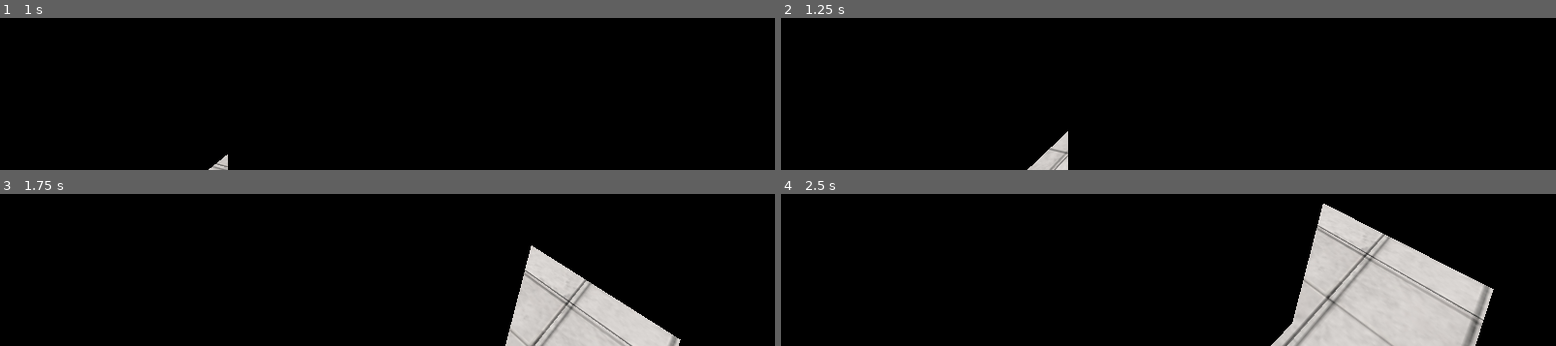
Above: before the commit, frames 1-4 (two rows, left to right).
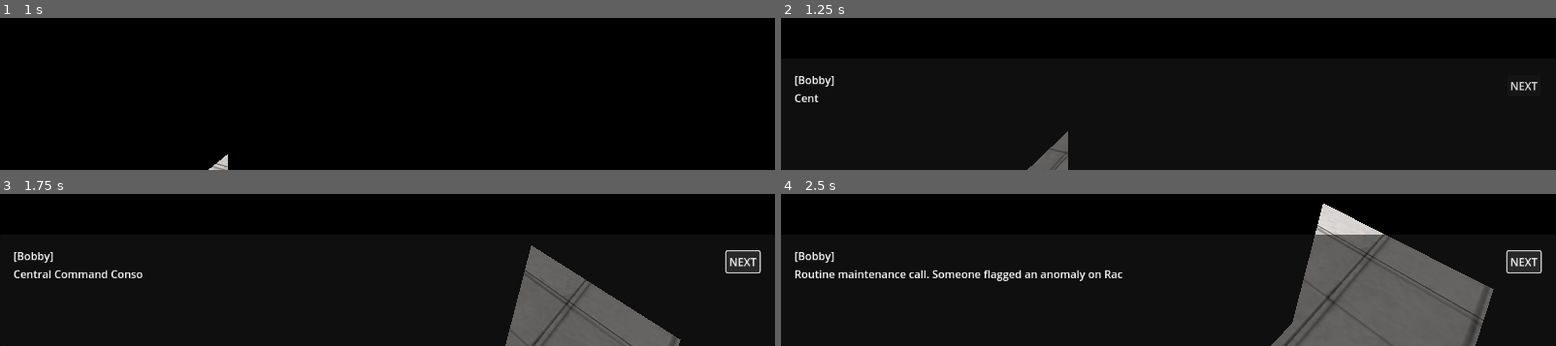
Above: after the commit, the same moments.

Repository: st00pid-cloud/-redacted-
Game: Godot game, scene res://World/Level_01.tscn
Same seed, same stepped clock (60 frames per second), same inputs: the game is played once before the commit and once after it. This scene is started directly instead of the project's main scene.
Inputs (mouse positions are in pixels of both pictures, inside the frame that each line leads up to):
- Up to frame 1 (1 s): tap Enter (ui_accept) at 0.5, 0.8 s; move the mouse to (outside the picture) at 0.52 s; hold W (forward) from 0.53 s (still down); hold E (interact) from 0.53 s (still down); tap Space (jump) at 0.77 s
- Up to frame 2 (1.25 s): keep holding W (forward); keep holding E (interact); tap Space (jump) at 1.07 s
- Up to frame 3 (1.75 s): release W (forward) at 1.25 s; release E (interact) at 1.25 s; click (744, 262) at 1.25 s, where only the run after the commit has a clickable "NEXT"
- Up to frame 4 (2.5 s): click (1525, 262) at 2 s, where only the run after the commit has a clickable "NEXT"

Frame 1 is identical in both runs. In frame 2, 1.1% of the frame differs, in the area x 1-98%, y 38-100%; in frame 3, 9.4%; in frame 4, 18%, in the area x 1-99%, y 26-100%.

Commit message:
...

Diff:
--- a/NetworkRack.tscn
+++ b/NetworkRack.tscn
@@ -11,6 +11,7 @@
 [node name="Sketchfab_Scene" instance=ExtResource("1_mrhui")]
 
 [node name="StaticBody3D" type="StaticBody3D" parent="." index="1"]
+transform = Transform3D(1.2654021, 0, 0, 0, 1, 0, 0, 0, 1.0905162, 0, 0, 0)
 physics_material_override = SubResource("PhysicsMaterial_mrhui")
 script = ExtResource("2_0v53a")
 
--- /dev/null
+++ b/World/Level_01.gd
@@ -0,0 +1,33 @@
+extends Node3D
+
+@onready var network_rack = $Sketchfab_Scene2  # adjust path to your NetworkRack node
+@onready var diagnostic_panel = $DiagnosticPanel
+@onready var horror_overlay = $HorrorOverlay
+@onready var resist_overlay = $"."
+
+const OPENING_LINES = [
+	"Central Command Console. 0300 hours.",
+	"Routine maintenance call. Someone flagged an anomaly on Rack 7.",
+	"You've done this a hundred times. Pull the module, reseat it, go home.",
+	"The server room is quieter than usual.",
+]
+
+func _ready():
+	# Wire the diagnostic panel into the rack
+	if network_rack and network_rack.has_method("interact"):
+		network_rack.diagnostic_panel = diagnostic_panel
+
+	# Set opening task
+	var task = TaskData.new()
+	task.task_id = "task_01"
+	task.task_name = "Maintenance Call"
+	task.description = "Investigate anomalous buffer overflow — Server Rack 7."
+	TaskManager.set_task(task)
+
+	# Play opening dialogue after a short delay
+	await get_tree().create_timer(1.2).timeout
+
+	var lines: Array[String] = []
+	for line in OPENING_LINES:
+		lines.append(line)
+		DialogueManager.show_dialogue(lines)
--- a/World/Level_01.tscn
+++ b/World/Level_01.tscn
@@ -1,11 +1,16 @@
-[gd_scene load_steps=5 format=3 uid="uid://dooywrqu1b2uo"]
+[gd_scene load_steps=9 format=3 uid="uid://dooywrqu1b2uo"]
 
+[ext_resource type="Script" uid="uid://b7edm77j2m6y" path="res://World/Level_01.gd" id="1_bpnau"]
 [ext_resource type="PackedScene" uid="uid://c13sq6ef31tdd" path="res://ui/DialogueBox.tscn" id="3_ccxtb"]
 [ext_resource type="PackedScene" uid="uid://btlq03ck7663s" path="res://Player/Player_Claude.tscn" id="4_bpnau"]
 [ext_resource type="PackedScene" uid="uid://0qyvi6yekqrx" path="res://NetworkRack.tscn" id="4_clck7"]
 [ext_resource type="PackedScene" uid="uid://c80mqnaa4fjea" path="res://World/props/scp_server_room.glb" id="4_lohiu"]
+[ext_resource type="PackedScene" uid="uid://bf11cqb22njsx" path="res://ui/DiagnosticPanel.tscn" id="6_ieywp"]
+[ext_resource type="PackedScene" uid="uid://d17uht2oiic26" path="res://ui/horror_overlay/color_rect.tscn" id="7_ieywp"]
+[ext_resource type="PackedScene" uid="uid://b8w0veatu7gb1" path="res://ui/horror_overlay/resist_overlay.tscn" id="8_7wdav"]
 
 [node name="Level01" type="Node3D"]
+script = ExtResource("1_bpnau")
 
 [node name="DialogueBox" parent="." instance=ExtResource("3_ccxtb")]
 
@@ -21,4 +26,12 @@
 [node name="Player2" parent="." instance=ExtResource("4_bpnau")]
 transform = Transform3D(0.48894483, 0, -1.0958709, 0, 1.1999999, 0, 1.0958709, 0, 0.48894483, 5.0898094, 12.987345, 24.822285)
 
+[node name="DiagnosticPanel" parent="." instance=ExtResource("6_ieywp")]
+
+[node name="HorrorOverlay" parent="." instance=ExtResource("7_ieywp")]
+
+[node name="Control" parent="HorrorOverlay" instance=ExtResource("8_7wdav")]
+layout_mode = 1
+
 [editable path="Sketchfab_Scene"]
+[editable path="Sketchfab_Scene2"]
--- a/World/propsGd/ConsoleTerminal.gd
+++ b/World/propsGd/ConsoleTerminal.gd
@@ -1,4 +1,8 @@
 extends StaticBody3D
+
+# Lines where RESIST prompts appear (0-indexed into dialogue_lines)
+const RESIST_TRIGGER_LINES = [4, 6, 8]
+const RESIST_WINDOW = 1.5 # seconds to press E
 
 @export var dialogue_lines: PackedStringArray = [
 	"[SYSTEM]: Buffer overflow detected.",
@@ -13,12 +17,95 @@
 	"[SYSTEM]: FATAL ERROR: Host entity exhausted.",
 	"[SYSTEM]: Closing all sockets.",
 ]
+
+@export var corrupted_lines: PackedStringArray = [
+	"[SYSTEM]: Memory at address 0x00FF — overwritten.",
+	"[SYSTEM]: Organic substrate... ACCEPTED.",
+	"[SYSTEM]: Host compliance confirmed.",
+]
+
 var has_been_used: bool = false
+var _resist_misses: int = 0
+var _current_resist_index: int = 0
+var _waiting_for_resist: bool = false
+var _resist_timer: float = 0.0
+var _resist_overlay: Control = null
 
 func interact() -> void:
 	if has_been_used:
 		return
 	has_been_used = true
-	DialogueManager.show_dialogue(Array(dialogue_lines))
-	await DialogueManager.dialogue_finished
-	# Slice ends here — you'll add the blackout tomorrow
+	_resist_overlay = get_tree().get_first_node_in_group("resist_overlay")
+	_run_dialogue_with_resist()
+
+func _run_dialogue_with_resist() -> void:
+	var dialogue_box = DialogueManager.dialogue_box
+	if not dialogue_box:
+		return
+
+	var lines_to_play: Array[String] = []
+	for i in range(dialogue_lines.size()):
+		lines_to_play.append(dialogue_lines[i])
+
+	# We'll play line by line manually to intercept resist moments
+	for i in range(lines_to_play.size()):
+		DialogueManager.show_dialogue([lines_to_play[i]])
+		await DialogueManager.dialogue_finished
+
+		if i in RESIST_TRIGGER_LINES:
+			var resisted = await _show_resist_prompt()
+			if not resisted:
+				_resist_misses += 1
+				# Replace next engineer line with corrupted version
+				if _current_resist_index < corrupted_lines.size():
+					DialogueManager.show_dialogue([corrupted_lines[_current_resist_index]])
+					await DialogueManager.dialogue_finished
+				_current_resist_index += 1
+
+	_play_ending()
+
+func _show_resist_prompt() -> bool:
+	if _resist_overlay:
+		_resist_overlay.show()
+	_waiting_for_resist = true
+	_resist_timer = RESIST_WINDOW
+
+	# Wait for either input or timeout
+	while _waiting_for_resist and _resist_timer > 0:
+		await get_tree().process_frame
+
+	if _resist_overlay:
+		_resist_overlay.hide()
+	return not _waiting_for_resist # true = player pressed in time
+
+func _process(delta: float) -> void:
+	if not _waiting_for_resist:
+		return
+	_resist_timer -= delta
+	if _resist_timer <= 0:
+		_waiting_for_resist = false # timed out = missed
+
+func _input(event: InputEvent) -> void:
+	if _waiting_for_resist and event.is_action_pressed("interact"):
+		_waiting_for_resist = false # pressed in time
+
+func _play_ending() -> void:
+	var horror_overlay = get_tree().get_first_node_in_group("horror_overlay")
+
+	if _resist_misses >= 3:
+		# BAD ENDING
+		if horror_overlay:
+			horror_overlay.show()
+			var tween = create_tween()
+			tween.tween_property(horror_overlay, "modulate:a", 1.0, 0.05)
+		DialogueManager.show_dialogue(["[SYSTEM]: Integration complete. Welcome."])
+		await DialogueManager.dialogue_finished
+		GameManager.trigger_game_over("integration_complete")
+	else:
+		# GOOD ENDING — hard cut
+		if horror_overlay:
+			horror_overlay.show()
+			var tween = create_tween()
+			tween.tween_property(horror_overlay, "modulate:a", 1.0, 0.05)
+		await get_tree().create_timer(0.5).timeout
+		GameManager.trigger_ending("engineer_resisted")
--- a/World/propsGd/NetworkRack.gd
+++ b/World/propsGd/NetworkRack.gd
@@ -1,6 +1,6 @@
 extends StaticBody3D
 
-@export var dialogue_lines: Array[String] = [
+@export var dialogue_lines: PackedStringArray = [
 	"Port 7 is flapping. Standard fix — pull the module, reseat it.",
 	"...there's black residue on the connector.",
 	"It's warm. And it smells organic.",
@@ -8,18 +8,37 @@
 @export var task_to_complete: String = "task_01"
 var has_been_used: bool = false
 
+# Reference to the diagnostic panel — set this in Level_01 after instancing
+var diagnostic_panel: CanvasLayer = null
+
 func interact() -> void:
 	if has_been_used:
 		return
+	# Open the diagnostic puzzle first
+	if diagnostic_panel:
+		diagnostic_panel.open_diagnostic()
+		var success = await diagnostic_panel.diagnostic_completed
+		if not success:
+			# Player failed — trigger game over via GameManager
+			GameManager.trigger_game_over("integration_accelerated")
+			return
+	# Puzzle passed — play the dialogue
 	has_been_used = true
 	DialogueManager.show_dialogue(Array(dialogue_lines))
 	await DialogueManager.dialogue_finished
 	TaskManager.complete_task(task_to_complete)
+	TaskManager.begin_corruption()
 	_apply_horror_state()
 
 func _apply_horror_state() -> void:
-	# You'll add the flickering/material swap tomorrow
-	pass
-
-func _ready() -> void:
-	add_to_group("interactable")
+	# Find the horror overlay in the scene and flicker it
+	var overlay = get_tree().get_first_node_in_group("horror_overlay")
+	if not overlay:
+		return
+	overlay.show()
+	var tween = create_tween()
+	tween.set_loops(6)
+	tween.tween_property(overlay, "modulate:a", 0.7, 0.08)
+	tween.tween_property(overlay, "modulate:a", 0.0, 0.08)
+	await tween.finished
+	overlay.hide()
--- /dev/null
+++ b/autoloads/EndScreenData.gd
@@ -0,0 +1,4 @@
+extends Node
+
+var reason: String = ""
+var is_game_over: bool = false
--- a/autoloads/GameManager.gd
+++ b/autoloads/GameManager.gd
@@ -1,5 +1,15 @@
 extends Node
 
 func load_level(level_path: String):
-	# For the slice, a simple scene change is sufficient
 	get_tree().change_scene_to_file(level_path)
+
+func trigger_game_over(reason: String) -> void:
+	# Store reason so EndScreen can read it
+	EndScreenData.reason = reason
+	EndScreenData.is_game_over = true
+	get_tree().change_scene_to_file("res://ui/EndScreen.tscn")
+
+func trigger_ending(reason: String) -> void:
+	EndScreenData.reason = reason
+	EndScreenData.is_game_over = false
+	get_tree().change_scene_to_file("res://ui/EndScreen.tscn")
--- a/autoloads/TaskManager.gd
+++ b/autoloads/TaskManager.gd
@@ -1,15 +1,49 @@
 extends Node
 
 signal task_completed(task_id: String)
-signal task_updated # Added for HUD synchronization
+signal task_updated
+signal corruption_tick
 
 var active_task: TaskData
+var _corruption_level: float = 0.0
+var _corruption_timer: float = 0.0
+var _is_corrupting: bool = false
+
+const CORRUPTION_INTERVAL = 3.0 # seconds between corruption ticks
+const CORRUPT_CHARS = ["̴", "̸", "͝", "͠", "̡", "̢", "̧", "̨"]
 
 func set_task(task: TaskData) -> void:
 	active_task = task
-	task_updated.emit() # Tell the HUD to refresh [cite: 78]
+	task_updated.emit()
 
 func complete_task(task_id: String) -> void:
 	emit_signal("task_completed", task_id)
 	active_task = null
-	task_updated.emit() # Hide the HUD [cite: 79]
+	task_updated.emit()
+
+func begin_corruption() -> void:
+	_is_corrupting = true
+
+func _process(delta: float) -> void:
+	if not _is_corrupting or not active_task:
+		return
+	_corruption_timer += delta
+	if _corruption_timer >= CORRUPTION_INTERVAL:
+		_corruption_timer = 0.0
+		_corruption_level = min(_corruption_level + 0.2, 1.0)
+		corruption_tick.emit()
+		task_updated.emit()
+
+func get_corrupted_text(original: String) -> String:
+	if _corruption_level <= 0.0:
+		return original
+	# At full corruption, replace entirely
+	if _corruption_level >= 1.0:
+		return "̴̡I̸͝t̸͝'̴s̸ ̴a̸l̸r̷e̵a̷d̵y̸ ̶i̸n̸ ̶y̸o̵u̸"
+	# Progressively corrupt characters
+	var result = ""
+	for i in range(original.length()):
+		result += original[i]
+		if randf() < _corruption_level * 0.4:
+			result += CORRUPT_CHARS[randi() % CORRUPT_CHARS.size()]
+	return result
--- a/project.godot
+++ b/project.godot
@@ -20,6 +20,7 @@
 DialogueManager="*res://autoloads/DialogueManager.gd"
 TaskManager="*res://autoloads/TaskManager.gd"
 GameManager="*res://autoloads/GameManager.gd"
+EndScreenData="*res://autoloads/EndScreenData.gd"
 
 [input]
 
--- /dev/null
+++ b/ui/DiagnosticPanel.gd
@@ -0,0 +1,84 @@
+extends CanvasLayer
+
+signal diagnostic_completed(success: bool)
+
+@onready var port_container = $Control/Panel/VBoxContainer/PortContainer
+@onready var feedback_label = $Control/Panel/VBoxContainer/FeedbackLabel
+@onready var header_label = $Control/Panel/VBoxContainer/HeaderLabel
+
+const CORRUPTED_PORT = 2 # 0-indexed, Port 7 is index 2 in our 4-port display
+const MAX_WRONG_GUESSES = 2
+
+var wrong_guesses := 0
+var port_buttons: Array = []
+var ascii_cycle_timer: float = 0.0
+var ascii_step: int = 0
+
+# The ASCII values count toward "HUNGRY" (72,85,78,71,82,89)
+const ASCII_SEQUENCE = [72, 85, 78, 71, 82, 89]
+const DECOY_PORT = 1 # Shows slightly wrong but static values
+
+var port_data = [
+	{"label": "PORT 4", "values": ["0xA4F2", "0xA4F2", "0xA4F2"], "normal": true},
+	{"label": "PORT 5", "values": ["0xFF01", "0xFF03", "0xFF01"], "normal": false}, # decoy - slightly off but static
+	{"label": "PORT 7", "values": ["0x0048", "0x0055", "0x004E"], "normal": false}, # corrupted - cycling ASCII
+	{"label": "PORT 9", "values": ["0xB2C1", "0xB2C1", "0xB2C1"], "normal": true},
+]
+
+func _ready():
+	hide()
+	feedback_label.text = ""
+	header_label.text = "DIAGNOSTIC INTERFACE v2.3.1\nIdentify the corrupted port. Select carefully."
+	_build_port_buttons()
+
+func open_diagnostic():
+	show()
+	Input.set_mouse_mode(Input.MOUSE_MODE_VISIBLE)
+
+func _build_port_buttons():
+	for i in range(port_data.size()):
+		var port = port_data[i]
+		var btn = Button.new()
+		btn.text = _format_port_display(i)
+		btn.name = "Port" + str(i)
+		btn.pressed.connect(_on_port_selected.bind(i))
+		port_container.add_child(btn)
+		port_buttons.append(btn)
+
+func _format_port_display(index: int) -> String:
+	var port = port_data[index]
+	var vals = port["values"]
+	if index == CORRUPTED_PORT:
+		# Show current ASCII step
+		var current_hex = "0x00%02X" % ASCII_SEQUENCE[ascii_step % ASCII_SEQUENCE.size()]
+		return "%s  |  %s  %s  %s" % [port["label"], current_hex, vals[1], vals[2]]
+	return "%s  |  %s  %s  %s" % [port["label"], vals[0], vals[1], vals[2]]
+
+func _process(delta: float):
+	if not visible:
+		return
+	ascii_cycle_timer += delta
+	if ascii_cycle_timer >= 0.6:
+		ascii_cycle_timer = 0.0
+		ascii_step += 1
+		if port_buttons.size() > CORRUPTED_PORT:
+			port_buttons[CORRUPTED_PORT].text = _format_port_display(CORRUPTED_PORT)
+
+func _on_port_selected(index: int):
+	if index == CORRUPTED_PORT:
+		feedback_label.text = "PORT 7 ISOLATED. Containment... partial."
+		await get_tree().create_timer(1.2).timeout
+		hide()
+		Input.set_mouse_mode(Input.MOUSE_MODE_CAPTURED)
+		emit_signal("diagnostic_completed", true)
+	else:
+		wrong_guesses += 1
+		if wrong_guesses >= MAX_WRONG_GUESSES:
+			feedback_label.text = "Integration accelerated. You fed it attention."
+			await get_tree().create_timer(2.0).timeout
+			hide()
+			Input.set_mouse_mode(Input.MOUSE_MODE_CAPTURED)
+			emit_signal("diagnostic_completed", false)
+		else:
+			feedback_label.text = "Incorrect. The anomaly is spreading. Choose again."
+			port_buttons[index].disabled = true
--- /dev/null
+++ b/ui/DiagnosticPanel.tscn
@@ -0,0 +1,54 @@
+[gd_scene load_steps=2 format=3 uid="uid://bf11cqb22njsx"]
+
+[ext_resource type="Script" uid="uid://cklfbc2y1k1bx" path="res://ui/DiagnosticPanel.gd" id="1_diag"]
+
+[node name="DiagnosticPanel" type="CanvasLayer"]
+script = ExtResource("1_diag")
+
+[node name="Control" type="Control" parent="."]
+layout_mode = 3
+anchors_preset = 15
+anchor_right = 1.0
+anchor_bottom = 1.0
+grow_horizontal = 2
+grow_vertical = 2
+
+[node name="Panel" type="Panel" parent="Control"]
+layout_mode = 1
+anchors_preset = 8
+anchor_left = 0.5
+anchor_top = 0.5
+anchor_right = 0.5
+anchor_bottom = 0.5
+offset_left = -350.0
+offset_top = -220.0
+offset_right = 350.0
+offset_bottom = 220.0
+grow_horizontal = 2
+grow_vertical = 2
+
+[node name="VBoxContainer" type="VBoxContainer" parent="Control/Panel"]
+layout_mode = 1
+anchors_preset = 15
+anchor_right = 1.0
+anchor_bottom = 1.0
+offset_left = 20.0
+offset_top = 20.0
+offset_right = -20.0
+offset_bottom = -20.0
+grow_horizontal = 2
+grow_vertical = 2
+theme_override_constants/separation = 16
+
+[node name="HeaderLabel" type="Label" parent="Control/Panel/VBoxContainer"]
+layout_mode = 2
+text = "DIAGNOSTIC INTERFACE"
+autowrap_mode = 3
+
+[node name="PortContainer" type="VBoxContainer" parent="Control/Panel/VBoxContainer"]
+layout_mode = 2
+theme_override_constants/separation = 8
+
+[node name="FeedbackLabel" type="Label" parent="Control/Panel/VBoxContainer"]
+layout_mode = 2
+autowrap_mode = 3
--- /dev/null
+++ b/ui/EndScreen.tscn
@@ -0,0 +1,58 @@
+[gd_scene load_steps=2 format=3]
+
+[ext_resource type="Script" uid="uid://c6h163n6cap8a" path="res://autoloads/EndScreenData.gd" id="1_end"]
+
+[node name="EndScreen" type="Node2D"]
+script = ExtResource("1_end")
+
+[node name="CanvasLayer" type="CanvasLayer" parent="."]
+
+[node name="ColorRect" type="ColorRect" parent="CanvasLayer"]
+layout_mode = 3
+anchors_preset = 15
+anchor_right = 1.0
+anchor_bottom = 1.0
+grow_horizontal = 2
+grow_vertical = 2
+color = Color(0, 0, 0, 1)
+
+[node name="Control" type="Control" parent="CanvasLayer"]
+layout_mode = 3
+anchors_preset = 15
+anchor_right = 1.0
+anchor_bottom = 1.0
+grow_horizontal = 2
+grow_vertical = 2
+
+[node name="VBoxContainer" type="VBoxContainer" parent="CanvasLayer/Control"]
+layout_mode = 1
+anchors_preset = 8
+anchor_left = 0.5
+anchor_top = 0.5
+anchor_right = 0.5
+anchor_bottom = 0.5
+offset_left = -300.0
+offset_top = -150.0
+offset_right = 300.0
+offset_bottom = 150.0
+grow_horizontal = 2
+grow_vertical = 2
+alignment = 1
+theme_override_constants/separation = 24
+
+[node name="MessageLabel" type="Label" parent="CanvasLayer/Control/VBoxContainer"]
+layout_mode = 2
+text = ""
+horizontal_alignment = 1
+autowrap_mode = 3
+
+[node name="SubLabel" type="Label" parent="CanvasLayer/Control/VBoxContainer"]
+layout_mode = 2
+text = ""
+horizontal_alignment = 1
+autowrap_mode = 3
+
+[node name="RestartButton" type="Button" parent="CanvasLayer/Control/VBoxContainer"]
+layout_mode = 2
+text = "[ RECONNECT ]"
+visible = false
--- a/ui/TaskHUD.gd
+++ b/ui/TaskHUD.gd
@@ -1,19 +1,17 @@
 extends CanvasLayer
-
 
 @onready var title_label = $Control/MarginContainer/VBoxContainer/taskTitle
 @onready var desc_label = $Control/MarginContainer/VBoxContainer/taskDesc
 
 func _ready():
-	# Connect to the TaskManager autoload
 	TaskManager.task_updated.connect(update_display)
-	update_display() # Initialize empty
+	update_display()
 
 func update_display():
 	var task = TaskManager.active_task
 	if task:
-		title_label.text = task.task_name
-		desc_label.text = task.description
+		title_label.text = TaskManager.get_corrupted_text(task.task_name)
+		desc_label.text = TaskManager.get_corrupted_text(task.description)
 		show()
 	else:
-		hide() # Hide HUD when no task is active [cite: 79]
+		hide()
--- /dev/null
+++ b/ui/horror_overlay/color_rect.tscn
@@ -0,0 +1,10 @@
+[gd_scene format=3 uid="uid://d17uht2oiic26"]
+
+[node name="HorrorOverlay" type="ColorRect"]
+visible = false
+anchors_preset = 15
+anchor_right = 1.0
+anchor_bottom = 1.0
+grow_horizontal = 2
+grow_vertical = 2
+color = Color(0.5397472, 0, 0.008204849, 1)
--- /dev/null
+++ b/ui/horror_overlay/resist_overlay.tscn
@@ -0,0 +1,26 @@
+[gd_scene format=3 uid="uid://b8w0veatu7gb1"]
+
+[node name="ResistOverlay" type="Control"]
+layout_mode = 3
+anchors_preset = 15
+anchor_right = 1.0
+anchor_bottom = 1.0
+grow_horizontal = 2
+grow_vertical = 2
+
+[node name="Label" type="Label" parent="."]
+layout_mode = 1
+anchors_preset = 8
+anchor_left = 0.5
+anchor_top = 0.5
+anchor_right = 0.5
+anchor_bottom = 0.5
+offset_left = -67.5
+offset_top = -11.5
+offset_right = 67.5
+offset_bottom = 11.5
+grow_horizontal = 2
+grow_vertical = 2
+theme_override_font_sizes/font_size = 100
+text = "[RESIST] - PRESS E"
+horizontal_alignment = 1
Not shown, added: World/Level_01.gd.uid
Not shown, added: autoloads/EndScreenData.gd.uid
Not shown, added: ui/DiagnosticPanel.gd.uid
